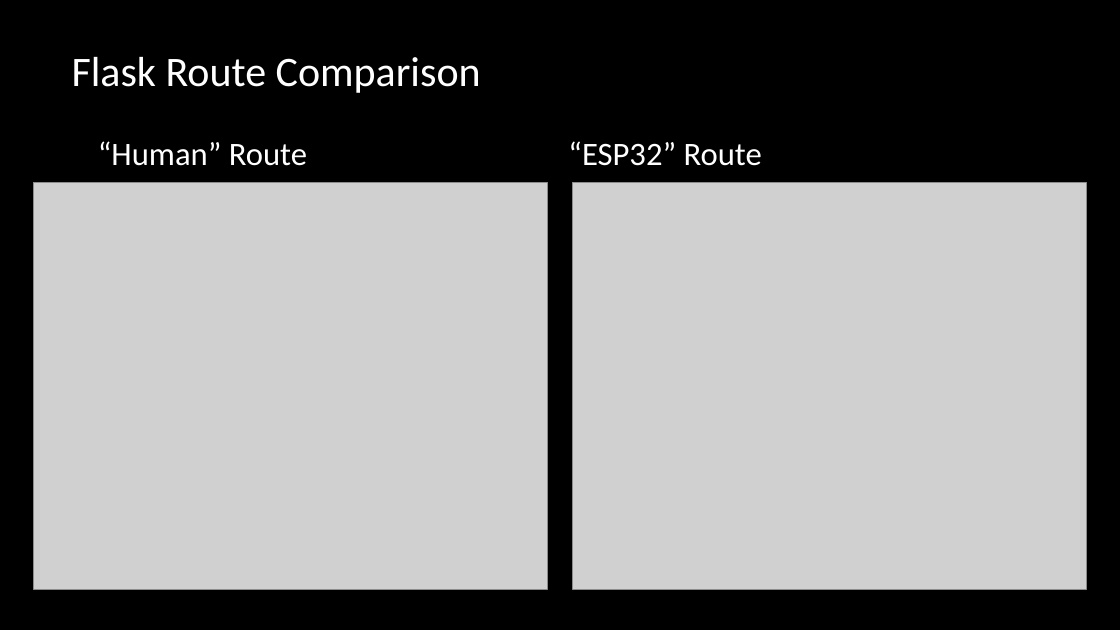
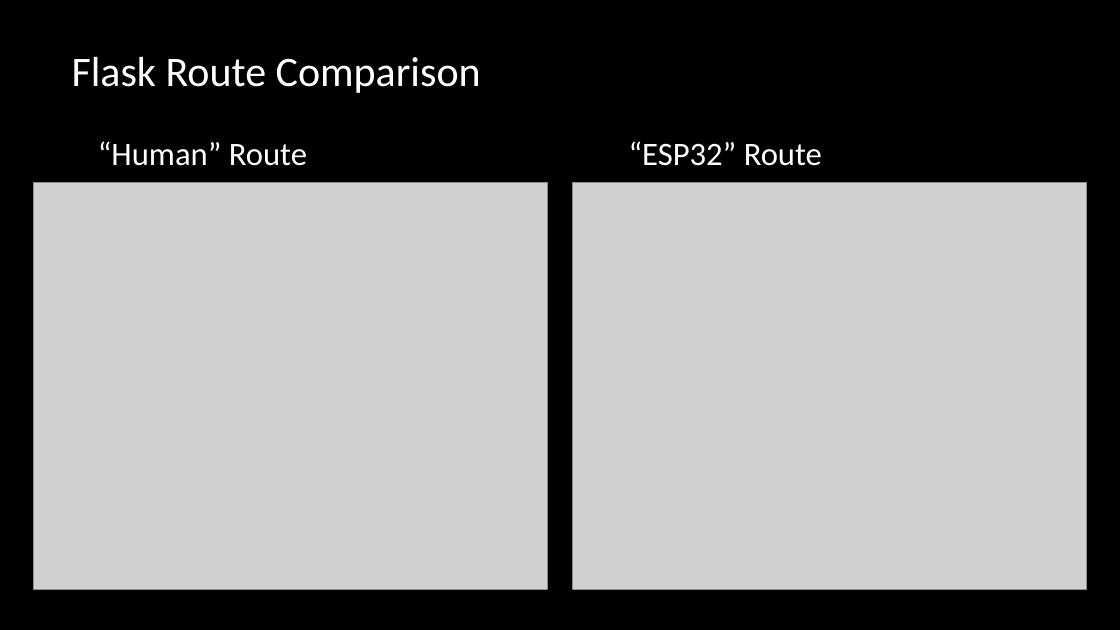
Before and after one commit to uyechi23/FlaskESP32ConceptDemo, a slide deck: slide 4 of FlaskESP32ConceptDemo.pptx. Drawn at 1120x630 pixels with LibreOffice and Linux fonts; fonts in the diff are those of the drawing; grey boxes stand for pictures; background and template pictures are left out. Boxes give left, top, right and bottom in pixels: in the first picture for what was removed or moved away, otherwise in the second. Text is boxed around its words. In the diff, an @@ line names an element or a change of style, - is before the commit and + after.

```diff
--- a/FlaskESP32ConceptDemo.pptx
+++ b/FlaskESP32ConceptDemo.pptx
@@ text "“ESP32” Route": place and size @@
-text "“ESP32” Route" at (568, 141, 762, 166)
+text "“ESP32” Route" at (629, 141, 822, 166)
```
Also in this commit, not shown: 3 other slides changed.
